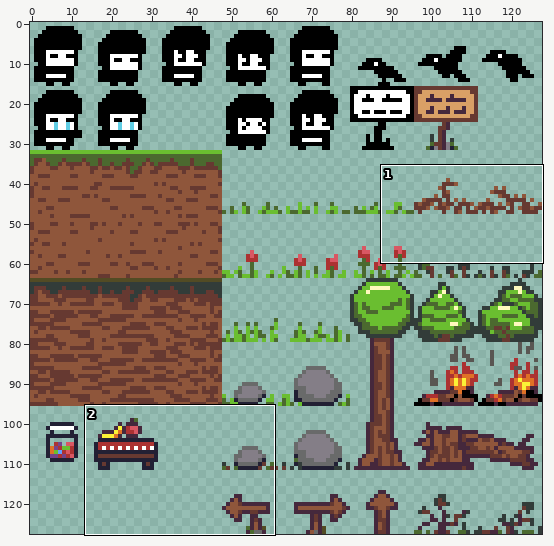
Sprite sheet: sprites.png. The picture above shows the old version from afar; the outline marks the close-up.
Close-up. Earlier state:
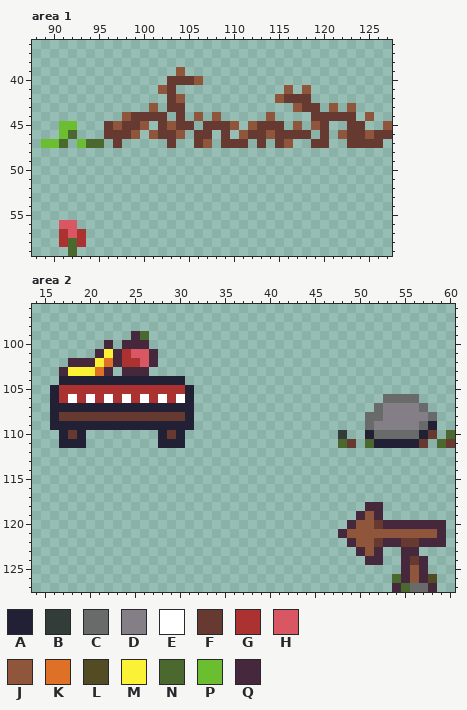
The file is 128x128 pixels. Shown: area 1: x 88..127, y 36..59; area 2: x 14..60, y 96..127.
Palette (. is transparent): A #222034  B #323c39  C #696a6a  D #847e87  E #ffffff  F #663931  G #ac3232  H #d95763  J #8f563b  K #df7126  L #524b24  M #fbf236  N #4b692f  P #6abe30  Q #45283c
Pixels before, area 1, first column x 89:
39 ...............J.......................
40 ..............FFFJ.....................
41 .............JF............J.J.........
42 ..............FJ..........JFFF.........
43 ............J.FF............JFF.J.J....
44 .........JFFFF.F.J.J.....J....FFFFF.J..
45 ..PP...FJFFJ.FJFF.FFFJ.JFFF.J.JF..FF..J
46 ..PN...FFFJ.JFFJ.FF.F.JFFJFFFF.F.JFFJFF
47 PPN.PNN.F.....F..FJ.FFF.F.FJ..FF..FFFF.
48 .......................................
49 .......................................
50 .......................................
51 .......................................
52 .......................................
53 .......................................
54 .......................................
55 .......................................
56 ..HH...................................
57 ..GHG..................................
58 ..GNG..................................
59 ...N...................................
Pixels before, area 2, first column x 16:
 99 .........QN..................................
100 ......Q.QQQ..................................
101 .....QMQGHHQ.................................
102 ..QQQMKQGGHQ.................................
103 .QMMMKQ.QQQ..................................
104 .AAAAAAAAAAAAAA..............................
105 AGGGGGGGGGGGGGGA.............................
106 AGEGEGEGEGEGEGEA.....................CCCC....
107 AAAAAAAAAAAAAAAA....................CDDDDC...
108 AFFFFFFFFFFFFFFA...................CCDDDDDC..
109 AAAAAAAAAAAAAAAA...................CDDDDDCA..
110 .AFA........AFA.................B..ACCCCCAF.N
111 .AAA........AAA.................NF.NAAAAAF.NF
112 .............................................
113 .............................................
114 .............................................
115 .............................................
116 .............................................
117 .............................................
118 ...................................QQ........
119 ..................................QJQ........
120 .................................QJJFQQQQQQQ.
121 ................................QJJJJJJJJJJQ.
122 .................................QJJFQQFFQQQ.
123 ..................................QJQ..QQ....
124 ...................................QQ..QFQ...
125 .......................................QJQ...
126 ......................................NQJQL..
127 ......................................QNCCQ..
New version:
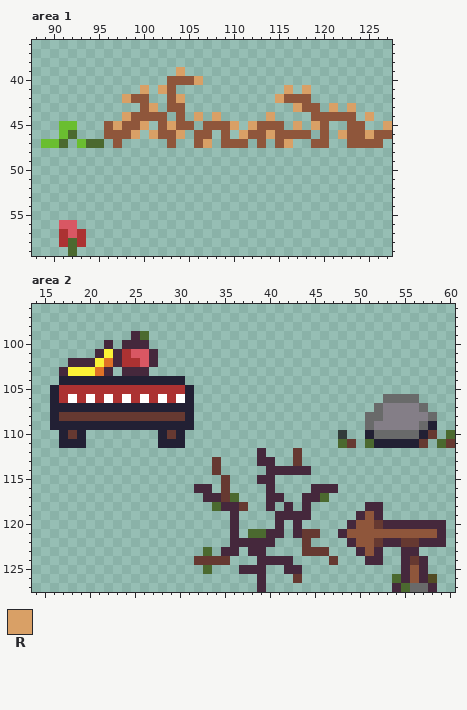
Colours new in this view: R #d9a066
From old to new:
Changed rows in their new state; - is an unchanged pixel.
Area 1:
first column x 96:
39 --------R-----------------------
40 -------JJJR---------------------
41 ----R-RJ------------R-R---------
42 --RJJ--JR----------RJJJ---------
43 ----JR-JJ------------RJJ-R-R----
44 --RJJJJ-J-R-R-----R----JJJJJ-R--
45 JRJJR-JRJJ-JJJR-RJJJ-R-RJ--JJ--R
46 JJJR-RJJR-JJ-J-RJJRJJJJ-J-RJJRJJ
47 -J-----J--JR-JJJ-J-JR--JJ--JJJJ-
Area 2:
first column x 32:
112 -------Q---F----
113 --F----QQ--F----
114 --F-----QQQQQ---
115 ---F---QQ-------
116 QQ-F----Q----QQQ
117 -QQFN---QQ--QQN-
118 --NQQF--Q-Q-Q---
119 ----Q----QQQQ---
120 ----Q----Q-Q----
121 ----Q-NNQQ-QFF--
122 ----QQQQQ---F---
123 -N-QQ-QQ----FFF-
124 FFFF---QQQQ----F
125 -N---QQQ--QQ----
126 -------Q---F----
127 -------Q--------
